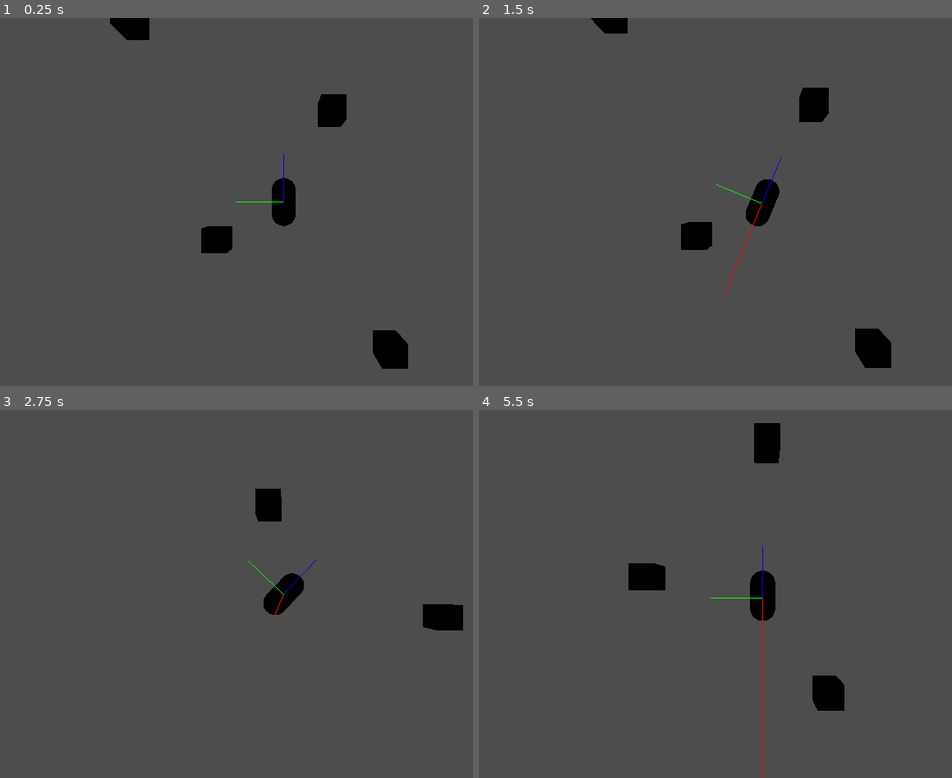
Above: before the commit, frames 1-4 (two rows, left to right).
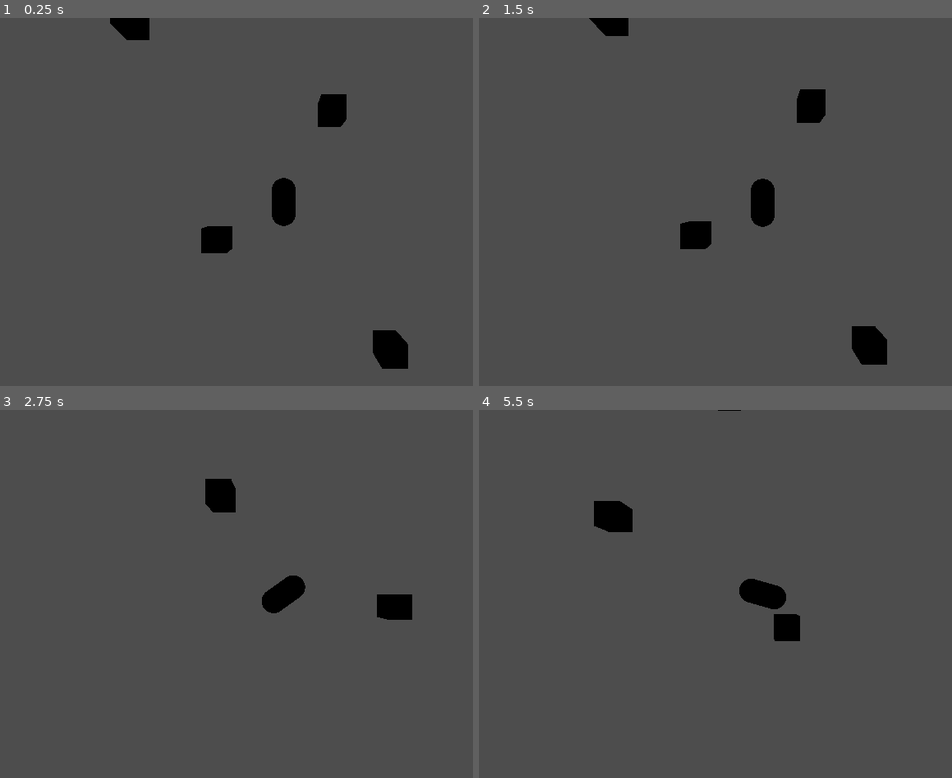
Above: after the commit, the same moments.

Repository: Herodegon/cargamedemo
Game: Godot game, scene res://scenes/game.tscn
Two runs of this game, one before a commit and one after it. Both use one fixed random seed, a clock stepped at 60 frames per second and the inputs below.
Inputs:
- Up to frame 1 (0.25 s): no input
- Up to frame 2 (1.5 s): tap Enter at 0.5 s; hold D (turn_right) 0.53-1.28 s; hold S (brake) from 1.28 s (still down)
- Up to frame 3 (2.75 s): release S (brake) at 2.03 s; hold D (turn_right) from 2.03 s (still down)
- Up to frame 4 (5.5 s): release D (turn_right) at 2.78 s; hold W (accelerate) 2.78-3.53 s; hold A (turn_left) 3.53-5.03 s; hold S (brake) from 5.03 s (still down)

The runs differ from the first frame. In frame 1, less than 0.1% of the frame differs, in the area x 49-61%, y 36-51%; in frame 2, 0.7%; in frame 3, 2.3%; in frame 4, 3.5%, in the area x 24-78%, y 0-100%.

Commit message:
Added funny steering

Diff:
--- a/scripts/obj_player.gd
+++ b/scripts/obj_player.gd
@@ -1,11 +1,19 @@
 extends CharacterBody3D
 
 # Player Car Movement Rules:
-# Movement should be relative to the direction the front of the player car is facing
-# When pressing the acceleration button, the car should accelerate in the direction of the front of the car
-# When turning, acceleration should be applied orthogonally to the direction the car is facing depending on the direction of the turn
-# When braking, the car should decelerate in the direction of the front of the car
-# The car should not be able to move faster than max_speed
+## Movement should be relative to the direction the front of the player car is facing
+## When pressing the acceleration button, the car should accelerate in the direction of the front of the car
+## When turning, acceleration should be applied orthogonally to the direction the car is facing depending on the direction of the turn
+## When braking, the car should decelerate in the direction of the front of the car
+## The car should not be able to move faster than max_speed
+
+# TODO List:
+## Features:
+### - Add drifting mechanic
+### - Add camera shake when accelerating
+## Bugs:
+### - Car turning acceleration increases exponentially as difference between car position and velocity decreases
+### - Near zero pivot point when turning during transition from reverse to drive
 
 enum CarStates {
 	DRIVE,
@@ -30,10 +38,14 @@
 @export var camera_offset := Vector3(0.0,10.0,0.0)
 
 @export_group("Movement")
-@export var max_speed := 50.0
+@export var max_speed := 5.0
 @export var reverse_speed := 10.0
 @export var acceleration := 10.0
-@export var turn_speed := deg_to_rad(30.0)
+@export var turn_angle := PI/6
+
+@export_group("Wheels")
+@export var wheel_radius := 0.5
+@export var wheel_width := 0.2
 
 @onready var camera := $Camera3D
 
@@ -48,11 +60,6 @@
 	for node in debug_nodes:
 		node.queue_free()
 	debug_nodes.clear()
-
-## Returns the difference between the center of the player car and the front node
-## This difference is the direction the front of the car is facing
-func get_front_vector() -> Vector3:
-	return -global_transform.basis.z.normalized()
 
 func move_camera(new_position: Vector3) -> void:
 	camera.global_transform.origin = new_position
@@ -81,18 +88,27 @@
 
 	# Get raw input from the player
 	var raw_dir := Input.get_vector("turn_left","turn_right","brake","accelerate")
+	var input_dir := Vector3(raw_dir.x, 0.0, -raw_dir.y)
+	#var relative_input := basis * input_dir
 
 	# Calculate forward movement based on the direction the car is facing
-	var forward_dir := get_front_vector()
-	var move_dir := (forward_dir * raw_dir.y).normalized()
+	var forward_dir := -basis.z
+	var accel_dir := input_dir.z * basis.z
+	var turn_dir := input_dir.x * basis.x
 
 	var forward_velocity = velocity.dot(forward_dir)
-	change_state(forward_velocity,raw_dir.y)
+	change_state(forward_velocity,-input_dir.z)
 
-	if (raw_dir.x != 0.0):
-		var turn_rate = turn_speed * delta
+	var wheel_steering := Vector3.ZERO
+	var front_wheel := (scale.z/4.0) * forward_dir
+	var back_wheel := (scale.z/4.0) * -forward_dir
+	if (forward_velocity != 0.0 && !turn_dir.is_zero_approx()):
 		var max_turn_amount = (forward_velocity/max_speed) * 0.8
-		rotate_y(-raw_dir.x * turn_rate)
+		var steering_x = turn_dir * cos(turn_angle)
+		var steering_y = accel_dir * sin(turn_angle)
+		# Turning is perpendicular to and dependent on the direction the car is facing
+		wheel_steering = ((turn_dir + steering_x + steering_y)/forward_velocity)
+		#print("Difference: ", (180/PI)*angle_difference(atan2(wheel_steering.z, wheel_steering.x), atan2(turn_dir.z, turn_dir.x)))
 
 	# Calculate the player's velocity based on the current state
 	var player_velocity := Vector3.ZERO
@@ -101,21 +117,35 @@
 			if (forward_velocity < 0.0):
 				player_velocity = Vector3.ZERO
 			else:
-				player_velocity = move_dir * max_speed
+				player_velocity = accel_dir * max_speed
 		CarStates.REVERSE:
-			player_velocity = move_dir * reverse_speed
+			player_velocity = accel_dir * reverse_speed
 		CarStates.NEUTRAL:
 			player_velocity = Vector3.ZERO
 
-	velocity = velocity.move_toward(player_velocity, acceleration * delta)
+	front_wheel += player_velocity + wheel_steering
+	back_wheel += player_velocity
 
-	move_camera(camera_offset + pos + Vector3(0.0, forward_velocity * 0.1, 0.0))
+	velocity = velocity.move_toward(front_wheel + back_wheel, acceleration * delta)
+
+	#move_camera(camera_offset + pos + Vector3(0.0, forward_velocity * 0.1, 0.0))
+	move_camera((1.0 * camera_offset) + pos)
 	move_and_slide()
 
+	if (curr_state == CarStates.DRIVE && forward_velocity > 0.0):
+		look_at(global_position + velocity)
+	elif (curr_state == CarStates.REVERSE || forward_velocity < 0.0):
+		look_at(global_position - velocity)
+
 	var debug_obj := [
-		velocity,
-		-global_transform.basis.x.normalized(),
-		-global_transform.basis.z.normalized(),
+		#velocity,
+		#relative_input,
+		#accel_dir,
+		#turn_dir,
+		#wheel_steering,
+		#player_velocity,
+		#-global_transform.basis.x.normalized(),
+		#-global_transform.basis.z.normalized(),
 	]
 
 	draw_debug_lines(global_transform.origin + Vector3(0.0,5.0,0.0),debug_obj,debug_colors)
